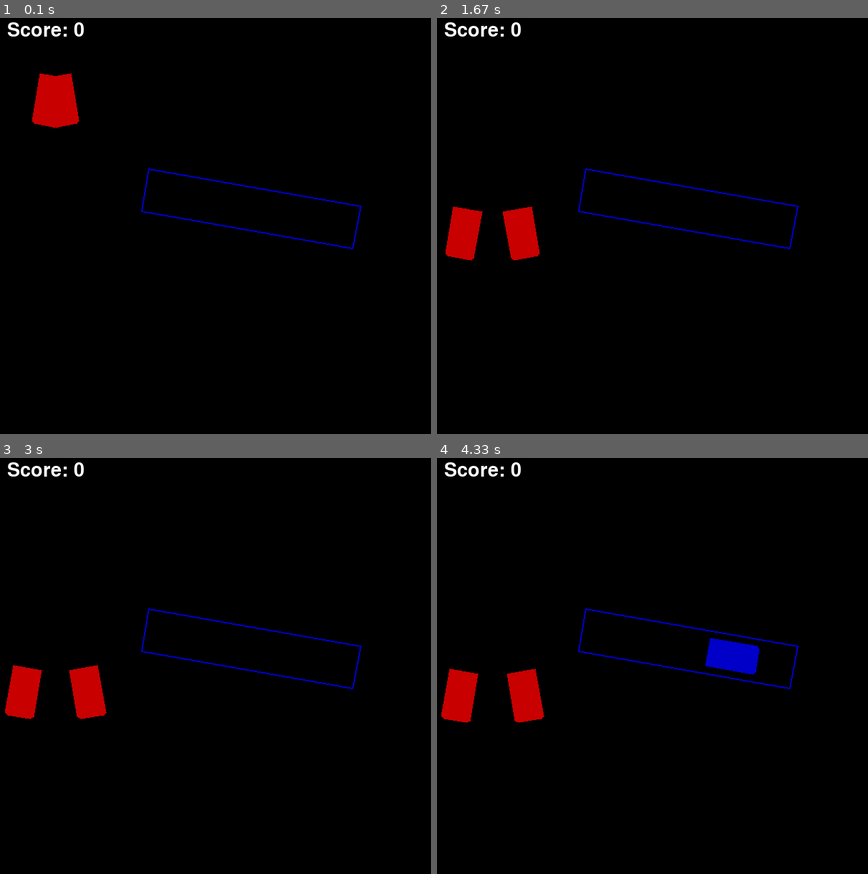
Above: before the commit, frames 1-4 (two rows, left to right).
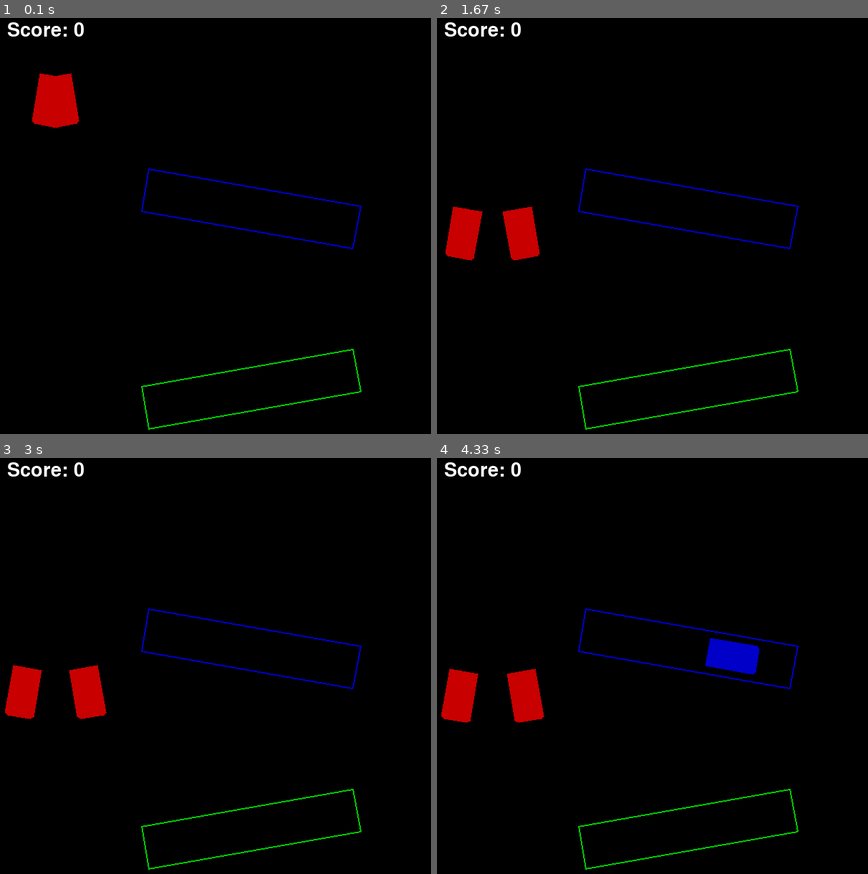
Above: after the commit, the same moments.

Repository: jacob-miller-hq/Intersection-Project
Game: pygame game, started from intersection-game.py
Same seed, same stepped clock (60 frames per second), same inputs: the game is played once before the commit and once after it.
Inputs:
- Up to frame 1 (0.1 s): no input
- Up to frame 2 (1.67 s): no input
- Up to frame 3 (3 s): no input
- Up to frame 4 (4.33 s): no input

The runs differ from the first frame. In frame 1, 0.4% of the frame differs, in the area x 32-84%, y 79-99%; in frame 2, 0.4%; in frame 3, 0.4%; in frame 4, 0.4%.

Commit message:
make all game objects extend Polygon

Diff:
--- a/intersection-game.py
+++ b/intersection-game.py
@@ -29,14 +29,14 @@
         self.color = color
 
         self.shape = np.array([
-            [-2, 1],
-            [-1, 2],
-            [1, 2],
-            [2, 1],
-            [2, -1],
-            [1, -2],
-            [-1, -2],
-            [-2, -1]
+            [-20, 10],
+            [-10, 20],
+            [10, 20],
+            [20, 10],
+            [20, -10],
+            [10, -20],
+            [-10, -20],
+            [-20, -10]
         ])
 
     def getPoints(self):
@@ -82,14 +82,12 @@
         points = self.getPoints()
         pygame.draw.polygon(surface, self.color, points)
 
-class Car:
+class Car(Polygon):
     # TODO: this should extend sprite
     def __init__(self, center=None, angle=0, color=(0, 200, 0), speed=5):
+        Polygon.__init__(self, center, angle, color)
         self.width = 40
         self.length = 70
-        self.center = center if not center is None else np.array([80, 80], dtype='float64')
-        self.angle = angle
-        self.color = color
         self.speed = speed
         self.turn = 0
 
@@ -180,8 +178,7 @@
         self.center += velocity
 
     def draw(self, surface):
-        points = rotate(self.shape, self.angle) + self.center
-        pygame.draw.polygon(surface, self.color, points)
+        Polygon.draw(self, surface)
         if DEBUG:
             direction = rotate(np.array([1, 0]), self.angle)
             velocity = self.speed * direction
@@ -189,12 +186,11 @@
             frontCenter = self.center + 0.6 * self.length * direction
             pygame.draw.line(surface, (255, 0, 255), frontCenter, frontCenter + 10 * rotate(direction, self.turn * 20), 3)
 
-class FromRoad:
+class FromRoad(Polygon):
     # TODO: this should extend sprite
     def __init__(self, carList, color=(0, 0, 200)):
+        Polygon.__init__(self, np.array([500, 300], dtype='float64'), 10, color)
         self.carList = carList
-        self.start = np.array([500, 300], dtype='float64')
-        self.angle = 10
         self.length = 300
         self.speed = 7
         self.color = color
@@ -202,8 +198,8 @@
         self.spawnMax = 300
         self.spawnTick = np.random.randint(self.spawnMin, self.spawnMax+1)
         self.tickCount = 0
-        self.spawnPoint = self.start + rotate(np.array([-self.length, 0]), self.angle)
-        self.polygon = rotate(np.array([[0, -30], [0, 30], [-self.length, 30], [-self.length, -30]]), self.angle) + self.start
+        self.spawnPoint = self.center + rotate(np.array([-self.length, 0]), self.angle)
+        self.shape = np.array([[0, -30], [0, 30], [-self.length, 30], [-self.length, -30]])
 
     def update(self):
         self.tickCount += 1
@@ -213,28 +209,28 @@
             self.spawnTick = np.random.randint(self.spawnMin, self.spawnMax+1)
 
     def draw(self, surface):
-        pygame.draw.polygon(surface, self.color, self.polygon, 2)
+        points = self.getPoints()
+        pygame.draw.polygon(surface, self.color, points, 2)
 
     def spawn(self):
         # TODO: fix spawning/pushing bug?
         self.carList.append(Car(self.spawnPoint.copy(), self.angle, self.color, self.speed))
 
-class ToRoad:
+class ToRoad(Polygon):
     # TODO: this should extend sprite
     def __init__(self, carList, color=(0, 0, 200)):
+        Polygon.__init__(self, np.array([500, 500], dtype='float64'), -10, color)
         self.carList = carList
-        self.start = np.array([500, 300], dtype='float64')
-        self.angle = 10
         self.length = 300
         self.speed = 7
-        self.color = color
-        self.polygon = rotate(np.array([[0, -30], [0, 30], [-self.length, 30], [-self.length, -30]]), self.angle) + self.start
+        self.shape = np.array([[0, -30], [0, 30], [-self.length, 30], [-self.length, -30]])
 
     def update(self):
         pass
 
     def draw(self, surface):
-        pygame.draw.polygon(surface, self.color, self.polygon, 2)
+        points = self.getPoints()
+        pygame.draw.polygon(surface, self.color, points, 2)
 
 class IntersectionGame:
     def __init__(self):
@@ -243,7 +239,7 @@
         self.screen = pygame.display.set_mode(size)
         # TODO: this should be a sprite group
         self.cars = [Car(angle=80), Car(angle=100)]
-        self.roads = [FromRoad(self.cars, (0, 0, 200))]
+        self.roads = [FromRoad(self.cars, (0, 0, 200)), ToRoad(self.cars, (0, 200, 0))]
         self.selectedCar = None
         self.keys = {}
         self.mouse = [(0,0), 0, 0, 0, 0, 0, 0] #[pos, b1,b2,b3,b4,b5,b6]
